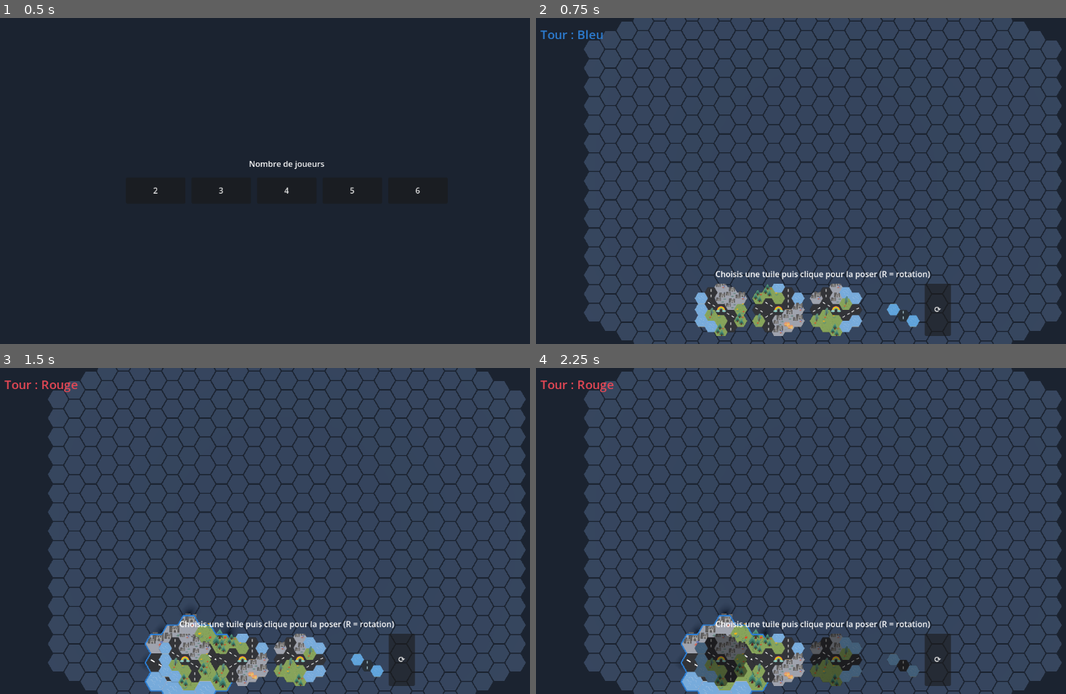
Above: before the commit, frames 1-4 (two rows, left to right).
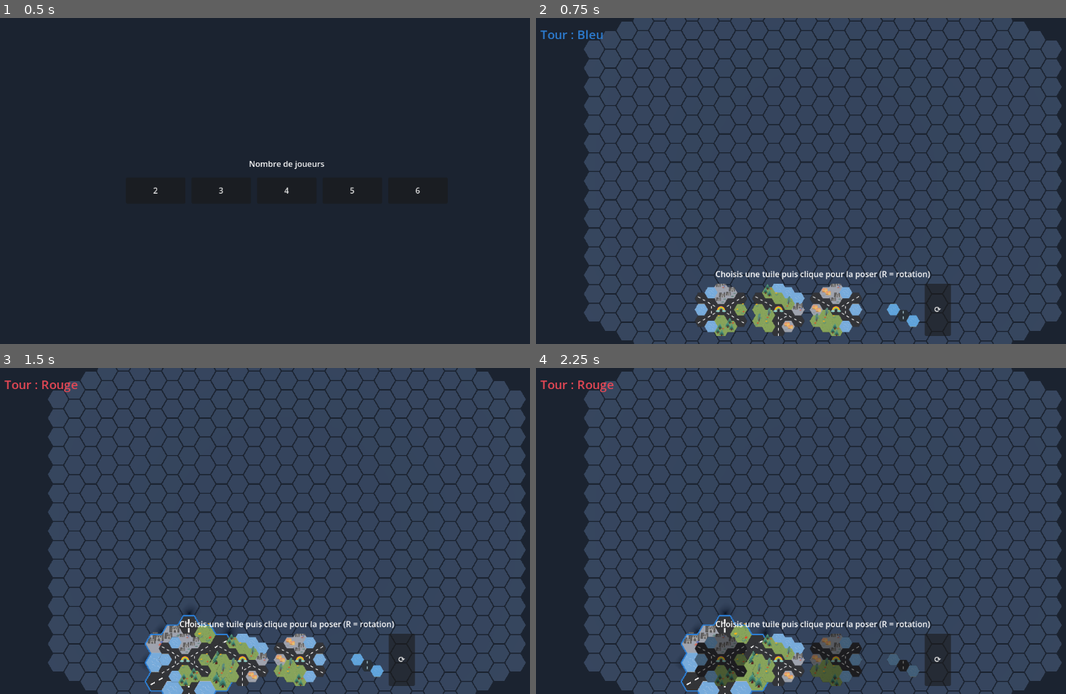
Above: after the commit, the same moments.

Repository: yoann-shopopop/shopopop-express
Game: Godot game, scene res://scenes/main.tscn
Same seed, same stepped clock (60 frames per second), same inputs: the game is played once before the commit and once after it.
Inputs (mouse positions are in pixels of both pictures, inside the frame that each line leads up to):
- Up to frame 1 (0.5 s): no input
- Up to frame 2 (0.75 s): click "2" at 0.5 s
- Up to frame 3 (1.5 s): click (185, 661) at 1.27 s
- Up to frame 4 (2.25 s): click (779, 661) at 2.02 s

Frame 1 is identical in both runs. In frame 2, 1.7% of the frame differs, in the area x 29-62%, y 82-98%; in frame 3, 2.4%, in the area x 27-62%, y 75-100%; in frame 4, 2.3%.

Commit message:
feat(blocks): routes droites reliant les coins du grand hexagone
Les segments de route des 3 patterns relient désormais les coins du grand
hexagone (DIRECTIONS[i]·R) au lieu des centres d'arête : une ligne entre coins
opposés suit un axe de la grille, donc parfaitement droite (les centres d'arête
faisaient zigzaguer la route). Connecteurs = coins atteints.

p1/p2 = droite traversante {0-3} + bifurcation vers un coin adjacent (Y miroir),
p3 = deux droites croisées {0-3}+{1-4} (X). Tuiles assemblées en quinconce.

Co-Authored-By: Claude Opus 4.8 <noreply@anthropic.com>

Diff:
--- a/resources/blocks/patterns/p1.tres
+++ b/resources/blocks/patterns/p1.tres
@@ -7,5 +7,5 @@
 id = &"p1"
 display_name = "Quartier A"
 cells = Array[Vector2i]([Vector2i(-2, 0), Vector2i(-2, 1), Vector2i(-2, 2), Vector2i(-1, -1), Vector2i(-1, 0), Vector2i …(224 unchanged characters)…
-cell_types = Array[int]([2, 0, 1, 0, 0, 1, 1, 2, 2, 4, 1, 1, 3, 1, 0, 3, 3, 0, 3])
-connectors = Array[Vector2i]([Vector2i(2, -1), Vector2i(-2, 1), Vector2i(-1, -1)])
+cell_types = Array[int]([0, 2, 1, 2, 0, 1, 1, 2, 2, 4, 1, 1, 3, 0, 0, 3, 0, 3, 0])
+connectors = Array[Vector2i]([Vector2i(2, 0), Vector2i(-2, 0), Vector2i(2, -2)])
--- a/resources/blocks/patterns/p2.tres
+++ b/resources/blocks/patterns/p2.tres
@@ -7,5 +7,5 @@
 id = &"p2"
 display_name = "Quartier B"
 cells = Array[Vector2i]([Vector2i(-2, 0), Vector2i(-2, 1), Vector2i(-2, 2), Vector2i(-1, -1), Vector2i(-1, 0), Vector2i …(224 unchanged characters)…
-cell_types = Array[int]([1, 0, 1, 1, 0, 0, 0, 3, 1, 4, 2, 2, 0, 0, 2, 2, 3, 2, 2])
-connectors = Array[Vector2i]([Vector2i(1, -2), Vector2i(-1, 2), Vector2i(-2, 1)])
+cell_types = Array[int]([0, 1, 1, 1, 0, 1, 1, 3, 1, 4, 0, 0, 3, 1, 0, 2, 3, 2, 0])
+connectors = Array[Vector2i]([Vector2i(2, 0), Vector2i(-2, 0), Vector2i(0, 2)])
--- a/resources/blocks/patterns/p3.tres
+++ b/resources/blocks/patterns/p3.tres
@@ -7,5 +7,5 @@
 id = &"p3"
 display_name = "Quartier C"
 cells = Array[Vector2i]([Vector2i(-2, 0), Vector2i(-2, 1), Vector2i(-2, 2), Vector2i(-1, -1), Vector2i(-1, 0), Vector2i …(224 unchanged characters)…
-cell_types = Array[int]([3, 3, 3, 0, 0, 1, 3, 2, 2, 4, 1, 1, 2, 2, 0, 0, 2, 1, 1])
-connectors = Array[Vector2i]([Vector2i(-1, -1), Vector2i(1, 1), Vector2i(1, 1)])
+cell_types = Array[int]([0, 3, 0, 3, 0, 0, 3, 2, 2, 4, 1, 1, 2, 0, 0, 1, 0, 1, 0])
+connectors = Array[Vector2i]([Vector2i(2, 0), Vector2i(-2, 0), Vector2i(2, -2), Vector2i(-2, 2)])
--- a/tools/generate_block_resources.gd
+++ b/tools/generate_block_resources.gd
@@ -1,8 +1,10 @@
 extends SceneTree
 ## Generates the block library: the 3 board patterns (side-3 = 19 cells) + the bridge.
-## Each pattern reproduces a board asset: a road crossing the centre with a branch (3 road exits =
-## 3 connectors) and the SPECIAL (rainbow) cell at the centre. The other cells (water/urban/green)
-## are generated procedurally per region, always keeping >=2 green and >=1 urban zones.
+## Each pattern reproduces a board asset: roads built from straight segments crossing the centre,
+## which is the SPECIAL (rainbow) cell. Two patterns are a straight road with one bifurcation toward
+## an adjacent edge (Y, mirrored left/right = 3 connectors); one is two straight roads crossing (X =
+## 4 connectors). The other cells (water/urban/green) are generated procedurally per region, always
+## keeping >=2 green and >=1 urban.
 ## Run: godot --headless --path . -s res://tools/generate_block_resources.gd
 
 const RADIUS := 2
@@ -12,12 +14,16 @@
 const G := CellType.Kind.GREEN
 const U := CellType.Kind.URBAN
 
-# The 3 patterns (from assets B1/B2/B3): road = straight line between opposite edge-centers
-# [axis]/[axis+3] through the centre + a branch to a 3rd edge-center. Special = centre cell.
+# The 3 patterns (from assets B1/B2/B3). "roads" is a list of segments (HexUtils corner indices
+# 0..5; corner i = DIRECTIONS[i] * RADIUS): a 2-corner segment [a, b] is a straight road between
+# opposite corners (grain-aligned, perfectly straight through the centre); a 1-corner segment [d] is
+# a bifurcation from the centre out to that corner. p1/p2 = a straight road {0-3} + one fork toward
+# an adjacent corner (1 vs 5 = mirrored Y, fork left/right); p3 = two straight roads crossing
+# {0-3}+{1-4} (X). Every corner touched is a connector (where tiles join road-to-road).
 var _patterns := [
-	{"id": "p1", "name": "Quartier A", "axis": 0, "branch": 2, "regions": [W, W, U, U, G, G]},
-	{"id": "p2", "name": "Quartier B", "axis": 1, "branch": 3, "regions": [U, W, W, G, G, U]},
-	{"id": "p3", "name": "Quartier C", "axis": 2, "branch": 5, "regions": [G, U, U, W, W, G]},
+	{"id": "p1", "name": "Quartier A", "roads": [[0, 3], [1]], "regions": [W, W, U, U, G, G]},
+	{"id": "p2", "name": "Quartier B", "roads": [[0, 3], [5]], "regions": [U, W, W, G, G, U]},
+	{"id": "p3", "name": "Quartier C", "roads": [[0, 3], [1, 4]], "regions": [G, U, U, W, W, G]},
 ]
 
 
@@ -58,20 +64,27 @@
 
 func _save_pattern(spec: Dictionary) -> void:
 	var cells := BlockDefinition.make_hexagon_cells(RADIUS + 1)
-	var ec := BlockDefinition.hexagon_edge_centers(RADIUS)
-	var axis: int = spec["axis"]
-	var branch: int = spec["branch"]
+	var roads: Array = spec["roads"]
 	var regions: Array = spec["regions"]
 
-	# Road cells = straight line across + optional T branch from the center.
+	# Road cells from segments, built between the big hexagon's CORNERS (HexUtils.DIRECTIONS[i] * R).
+	# A line between two opposite corners runs along a grid grain axis, so it is perfectly straight;
+	# edge-centers are not grain-aligned and would make the road stagger. A 2-corner segment is a
+	# straight road across; a 1-corner segment is a bifurcation from the centre. Every corner reached
+	# becomes a connector.
 	var road := {}
-	for c in HexUtils.line(ec[axis], ec[(axis + 3) % 6]):
-		road[c] = true
-	var connectors: Array[Vector2i] = [ec[axis], ec[(axis + 3) % 6]]
-	if branch >= 0:
-		for c in HexUtils.line(CENTER, ec[branch]):
+	var connector_set := {}
+	for seg in roads:
+		var a: Vector2i = HexUtils.DIRECTIONS[seg[0]] * RADIUS
+		var b: Vector2i = HexUtils.DIRECTIONS[seg[-1]] * RADIUS
+		var endpoints := HexUtils.line(a, b) if seg.size() == 2 else HexUtils.line(CENTER, a)
+		for c in endpoints:
 			road[c] = true
-		connectors.append(ec[branch])
+		for e in seg:
+			connector_set[HexUtils.DIRECTIONS[e] * RADIUS] = true
+	var connectors: Array[Vector2i] = []
+	for c in connector_set:
+		connectors.append(c)
 
 	# Terrain: road cells, then regions for the rest (water kept to the outer ring so it never
 	# appears in the middle of a block).
